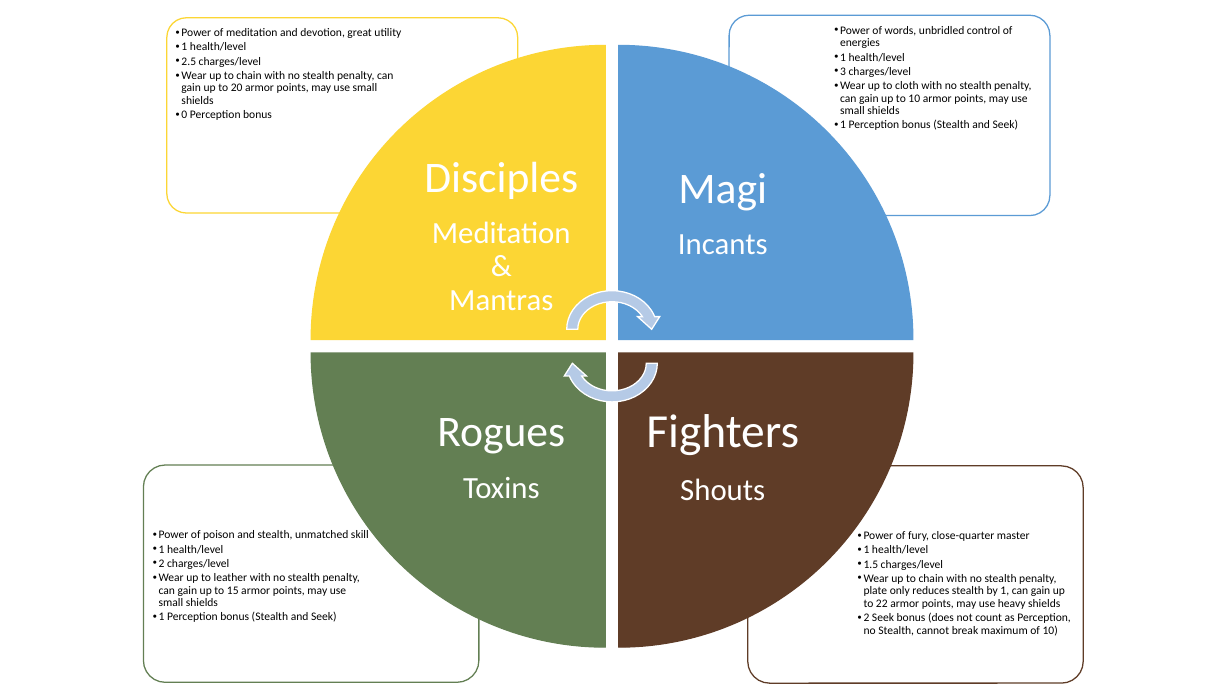
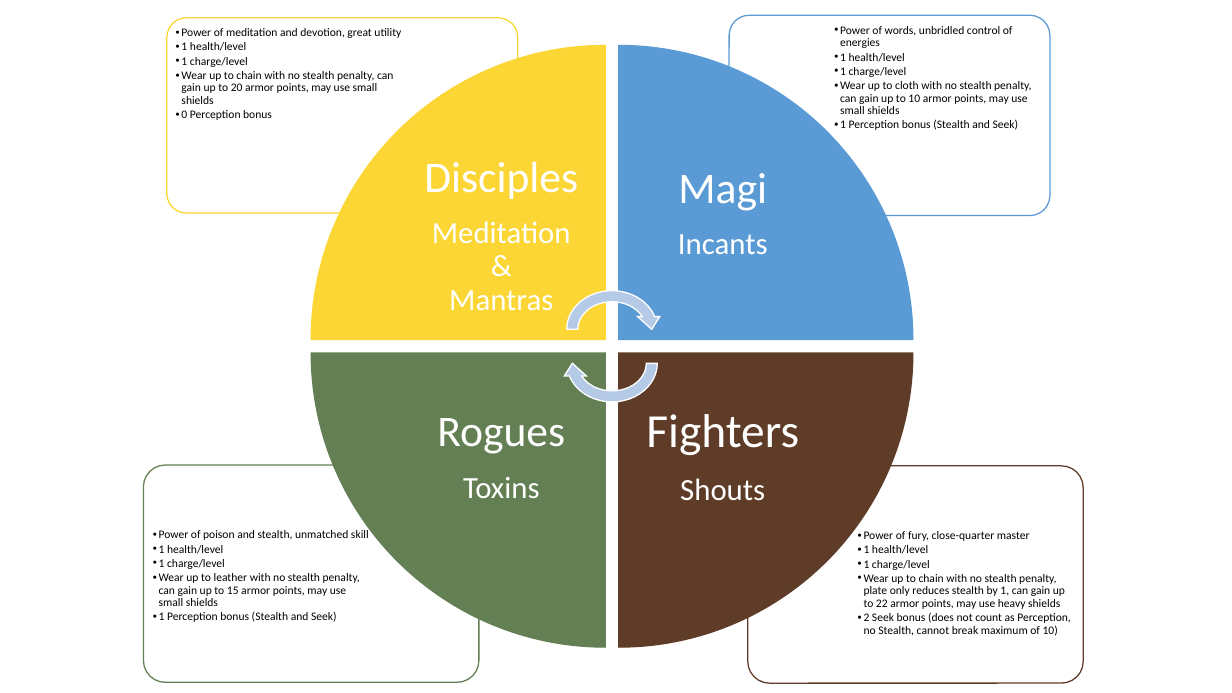
Before and after one commit to Kunarick/Tantiera, a slide deck: slide 2 of Progression/Level Progression and Details.pptx. Drawn at 1232x693 pixels with LibreOffice and Linux fonts; fonts in the diff are those of the drawing. Boxes give left, top, right and bottom in pixels: in the first picture for what was removed or moved away, otherwise in the second. Text is boxed around its words. In the diff, an @@ line names an element or a change of style, - is before the commit and + after.

Commit message:
Update spell charge balance, change error in health attribute bonus
Spell charges cap at 20.  Health attribute now gives +2 at levrel 3.  Mage attribute gives +2 charges at level 3.

```diff
--- a/Progression/Level Progression and Details.pptx
+++ b/Progression/Level Progression and Details.pptx
@@ text at box(181, 57, 248, 67): text changed @@
-  • 2.5 charges/level
+  • 1 charge/level
@@ text at box(840, 67, 907, 77): text changed @@
-  • 3 charges/level
+  • 1 charge/level
@@ text at box(159, 559, 225, 569): text changed @@
-  • 2 charges/level
+  • 1 charge/level
@@ text at box(864, 560, 930, 570): text changed @@
-  • 1.5 charges/level
+  • 1 charge/level
```
Also in this commit, not shown: 2 other slides changed.
